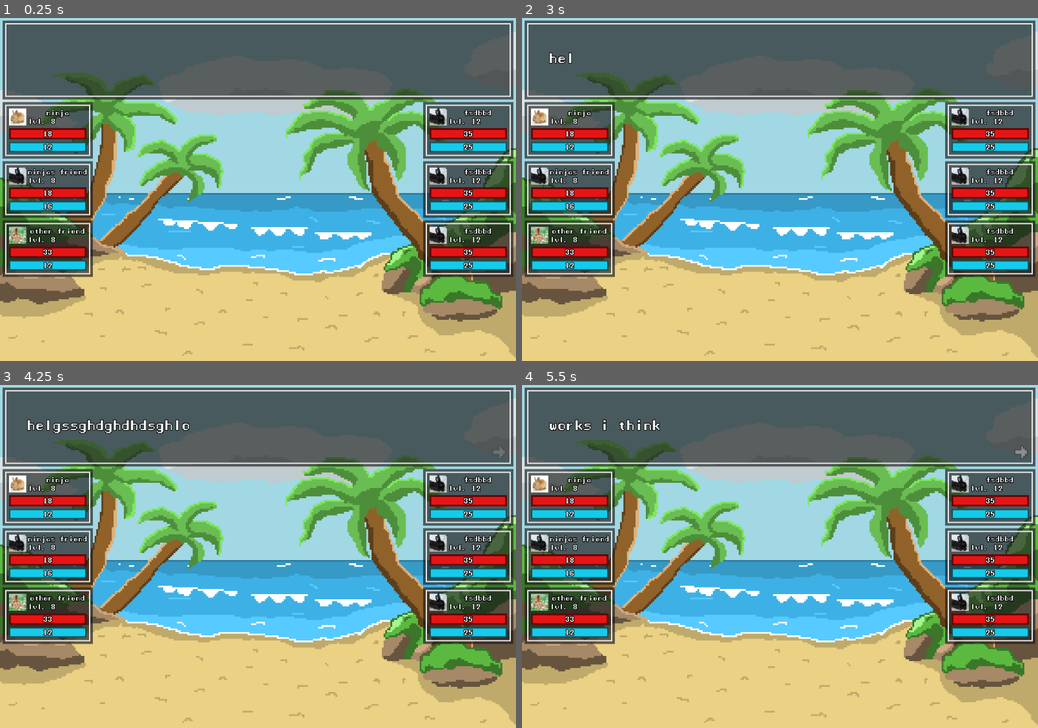
Above: before the commit, frames 1-4 (two rows, left to right).
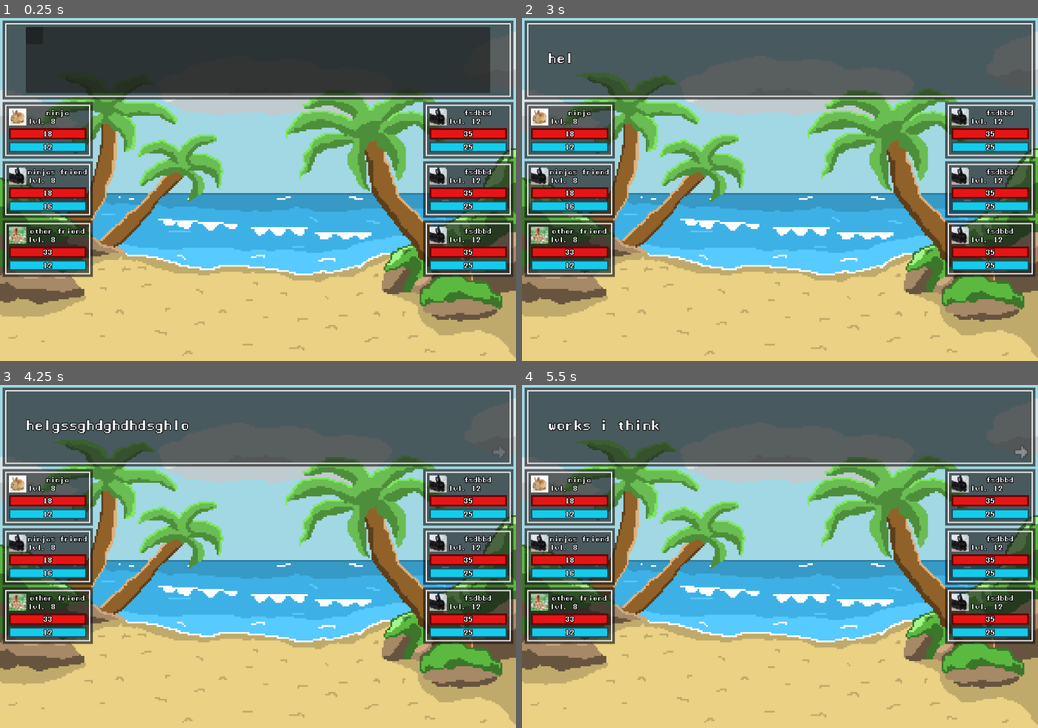
Above: after the commit, the same moments.

Repository: qwerty4u6/group-game
Game: Godot game, scene res://scenes/main.tscn
Same seed, same stepped clock (60 frames per second), same inputs: the game is played once before the commit and once after it.
Inputs (mouse positions are in pixels of both pictures, inside the frame that each line leads up to):
- Up to frame 1 (0.25 s): no input
- Up to frame 2 (3 s): tap Enter (ui_accept) at 0.5, 0.77, 1.25, 1.52, 2, 2.75 s; move the mouse to (893, 172) at 0.52 s; hold D (move_right) 0.53-1.28 s; click (893, 172) at 0.67 s; move the mouse to (676, 206) at 1.27 s; hold S (move_down) 1.28-2.03 s; move the mouse to (831, 114) at 2.02 s; hold D (move_right) 2.03-2.78 s; move the mouse to (754, 258) at 2.77 s; hold W (move_up) from 2.78 s (still down); click (754, 258) at 2.92 s
- Up to frame 3 (4.25 s): tap Enter (ui_accept) at 3.02, 3.77 s; move the mouse to (412, 607) at 3.52 s; release W (move_up) at 3.53 s; hold A (move_left) from 3.53 s (still down)
- Up to frame 4 (5.5 s): move the mouse to (625, 505) at 4.27 s; tap Enter (ui_accept) at 4.52 s; move the mouse to (805, 556) at 5.02 s; release A (move_left) at 5.03 s; hold S (move_down) from 5.03 s (still down); click (805, 556) at 5.17 s

The runs differ from the first frame. In frame 1, 17% of the frame differs, in the area x 5-95%, y 2-22%; in frame 2, less than 0.1%; in frame 3, 0.5%; in frame 4, 0.3%.

Commit message:
designed action bar thing on paper + tweaks

Diff:
--- a/scenes/action_box.tscn
+++ b/scenes/action_box.tscn
@@ -1,8 +1,11 @@
-[gd_scene load_steps=8 format=3 uid="uid://hdpf0cdpojrb"]
+[gd_scene load_steps=11 format=3 uid="uid://hdpf0cdpojrb"]
 
 [ext_resource type="StyleBox" uid="uid://df80uuyvx30ud" path="res://scenes/standard_panel.tres" id="1_wco1j"]
 [ext_resource type="FontFile" uid="uid://cc11lnvwh7ek2" path="res://assets/fonts/manaspace.ttf" id="2_8ropt"]
 [ext_resource type="Script" path="res://scenes/action_box.gd" id="2_k6yx4"]
+[ext_resource type="Texture2D" uid="uid://dadylq3c81588" path="res://assets/sprites/placeholder 1.png" id="4_jxhro"]
+[ext_resource type="Texture2D" uid="uid://vf0notos07xy" path="res://assets/sprites/placeholder 3.png" id="5_tm4qg"]
+[ext_resource type="Texture2D" uid="uid://bdy44wh6xar84" path="res://assets/sprites/placeholder 2.png" id="6_1cy2g"]
 
 [sub_resource type="Animation" id="Animation_10mip"]
 length = 0.001
@@ -74,6 +77,7 @@
 theme_override_constants/margin_bottom = 6
 
 [node name="TextBox" type="Panel" parent="MarginContainer"]
+visible = false
 layout_mode = 2
 theme_override_styles/panel = SubResource("StyleBoxFlat_7vbk5")
 
@@ -101,9 +105,9 @@
 anchor_bottom = 1.0
 grow_horizontal = 2
 grow_vertical = 2
-theme_override_constants/margin_left = 50
+theme_override_constants/margin_left = 48
 theme_override_constants/margin_top = 30
-theme_override_constants/margin_right = 50
+theme_override_constants/margin_right = 48
 theme_override_constants/margin_bottom = 30
 
 [node name="Label" type="Label" parent="MarginContainer/TextBox/MarginContainer"]
@@ -123,7 +127,76 @@
 layout_mode = 2
 theme_override_styles/panel = SubResource("StyleBoxFlat_7vbk5")
 
+[node name="TextureButton" type="TextureButton" parent="MarginContainer/ActionBox"]
+visible = false
+layout_mode = 0
+offset_left = 443.0
+offset_top = 9.0
+offset_right = 581.0
+offset_bottom = 83.0
+texture_normal = ExtResource("4_jxhro")
+texture_pressed = ExtResource("5_tm4qg")
+texture_hover = ExtResource("6_1cy2g")
+stretch_mode = 0
+
+[node name="TextureButton2" type="TextureButton" parent="MarginContainer/ActionBox"]
+visible = false
+layout_mode = 0
+offset_left = 443.0
+offset_top = 89.0
+offset_right = 581.0
+offset_bottom = 163.0
+texture_normal = ExtResource("4_jxhro")
+texture_pressed = ExtResource("5_tm4qg")
+texture_hover = ExtResource("6_1cy2g")
+stretch_mode = 0
+
+[node name="TextureButton3" type="TextureButton" parent="MarginContainer/ActionBox"]
+visible = false
+layout_mode = 0
+offset_left = 587.0
+offset_top = 9.0
+offset_right = 725.0
+offset_bottom = 83.0
+texture_normal = ExtResource("4_jxhro")
+texture_pressed = ExtResource("5_tm4qg")
+texture_hover = ExtResource("6_1cy2g")
+stretch_mode = 0
+
+[node name="TextureButton4" type="TextureButton" parent="MarginContainer/ActionBox"]
+visible = false
+layout_mode = 0
+offset_left = 587.0
+offset_top = 89.0
+offset_right = 725.0
+offset_bottom = 163.0
+texture_normal = ExtResource("4_jxhro")
+texture_pressed = ExtResource("5_tm4qg")
+texture_hover = ExtResource("6_1cy2g")
+stretch_mode = 0
+
+[node name="MarginContainer" type="MarginContainer" parent="MarginContainer/ActionBox"]
+layout_mode = 1
+anchors_preset = 15
+anchor_right = 1.0
+anchor_bottom = 1.0
+grow_horizontal = 2
+grow_vertical = 2
+theme_override_constants/margin_left = 48
+theme_override_constants/margin_top = 9
+theme_override_constants/margin_right = 48
+theme_override_constants/margin_bottom = 9
+
+[node name="Panel" type="Panel" parent="MarginContainer/ActionBox/MarginContainer"]
+layout_mode = 2
+
+[node name="Panel" type="Panel" parent="MarginContainer/ActionBox/MarginContainer/Panel"]
+layout_mode = 0
+offset_right = 40.0
+offset_bottom = 40.0
+
 [node name="EmptyBox" type="Panel" parent="MarginContainer"]
+visible = false
 layout_mode = 2
 theme_override_styles/panel = SubResource("StyleBoxFlat_7vbk5")
 
--- a/scenes/battle.gd
+++ b/scenes/battle.gd
@@ -1,4 +1,4 @@
-extends Control
+extends Control # 390, 270
 
 var team_resources
 var members = []
Binary file changed: assets/sprites/tiles.png
Not shown, changed: assets/sprites/tiles.png.import
